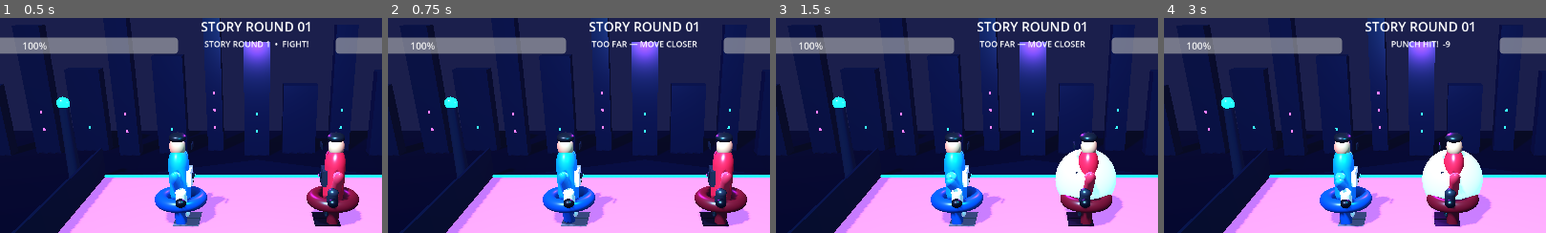
Above: before the commit, frames 1-4 (left to right).
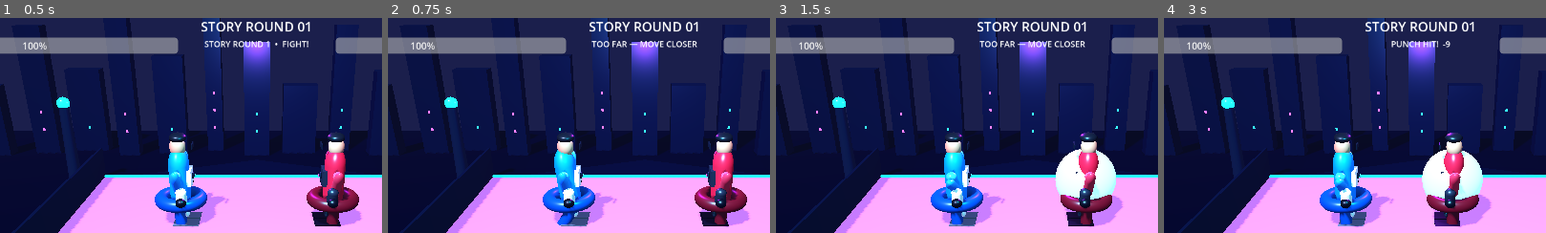
Above: after the commit, the same moments.

Repository: mannasubhadeep81-glitch/studious-octo-fishstick
Game: Godot game, scene res://main.tscn
The game is run twice, just before and just after one commit, with the same random seed, the same clock (stepped at 60 frames per second) and the same inputs.
Inputs:
- Up to frame 1 (0.5 s): no input
- Up to frame 2 (0.75 s): click "KICK" at 0.5 s
- Up to frame 3 (1.5 s): click "SPECIAL" at 1.25 s
- Up to frame 4 (3 s): click "MOVE ●" at 2 s; click "PUNCH" at 2.75 s
The pictures show only the part of the screen within x 16-66%, y 3-53%; the shares and areas given below are measured in that part.

Frame 1 is identical in both runs. In frame 2, 0.5% of the frame differs, in the area x 43-57%, y 61-97%; in frame 3, less than 0.1%; in frame 4, less than 0.1%.
Error in both runs: Invalid access to property or key 'global_position' on a base object of type 'InputEventScreenTouch'. (res://main.gd:378)

Commit message:
Improve punch, kick and special attack animations

Diff:
--- a/FighterArena/main.gd
+++ b/FighterArena/main.gd
@@ -510,11 +510,31 @@
 func _attack_animation(limb: Node3D, move_name: String) -> void:
     if not is_instance_valid(limb):
         return
+
+    var torso: Node3D = limb.get_parent().get_node_or_null("Torso") as Node3D
+    if move_name == "KICK":
+        # Rotate the leg forward, rather than sideways, for a readable kick.
+        var leg_start_x := limb.rotation.x
+        var kick := create_tween()
+        kick.tween_property(limb, "rotation:x", -0.95, 0.10)
+        kick.tween_property(limb, "rotation:x", leg_start_x, 0.20)
+        if is_instance_valid(torso):
+            var torso_start_x := torso.rotation.x
+            var lean := create_tween()
+            lean.tween_property(torso, "rotation:x", 0.18, 0.10)
+            lean.tween_property(torso, "rotation:x", torso_start_x, 0.20)
+        return
+
     var start := limb.rotation.z
-    var reach := -1.48 if move_name != "KICK" else -1.05
+    var reach := -1.65 if move_name == "SPECIAL" else -1.48
     var tw := create_tween()
     tw.tween_property(limb, "rotation:z", reach, 0.08)
     tw.tween_property(limb, "rotation:z", start, 0.17)
+    if is_instance_valid(torso):
+        var torso_start_z := torso.rotation.z
+        var lean := create_tween()
+        lean.tween_property(torso, "rotation:z", torso_start_z - 0.12, 0.08)
+        lean.tween_property(torso, "rotation:z", torso_start_z, 0.17)
 
 func _burst_effect(pos: Vector3) -> void:
     var fx := MeshInstance3D.new()
